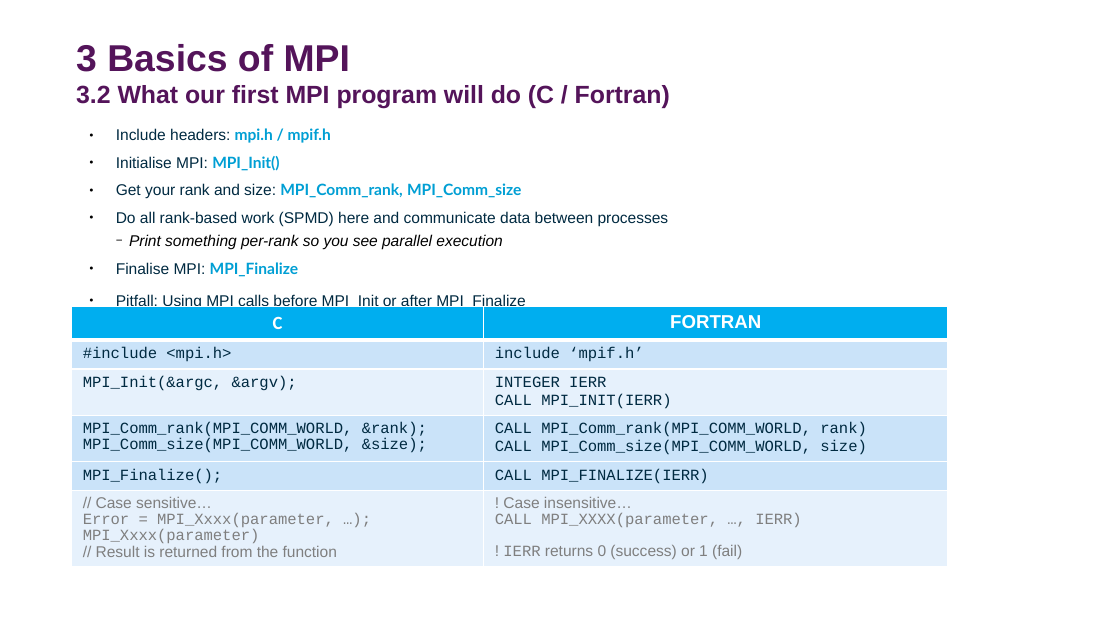
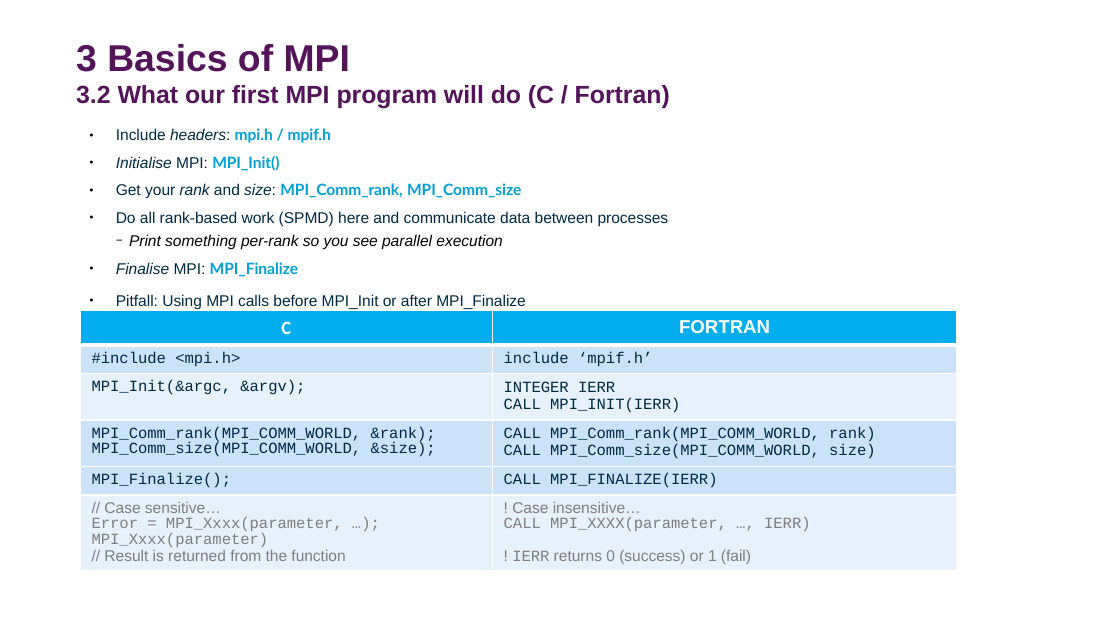
Before and after one commit to DurhamARC-Training/BasicParallelProgramming, a slide deck: slide 32 of OpenMPMPIShortCourse_Autumn2025.odp. Drawn at 1120x630 pixels with LibreOffice and Linux fonts; fonts in the diff are those of the drawing; background and template pictures are left out. Boxes give left, top, right and bottom in pixels: in the first picture for what was removed or moved away, otherwise in the second. Text is boxed around its words. In the diff, an @@ line names an element or a change of style, - is before the commit and + after.

Commit message:
Finalised instructor list; correct paths for OMP examples; add section 4.12 on MPI_Probe

```diff
--- a/OpenMPMPIShortCourse_Autumn2025.odp
+++ b/OpenMPMPIShortCourse_Autumn2025.odp
@@ text at (116, 128, 521, 277): italic on in "headers:", "Initialise", "rank size:", "Finalise" @@
@@ table: place and size @@
-table at (72, 307, 949, 567)
+table at (81, 310, 958, 570)
```
Also in this commit, not shown: 15 other slides changed, 2 slides added, 1 slide removed, 1 other file.
